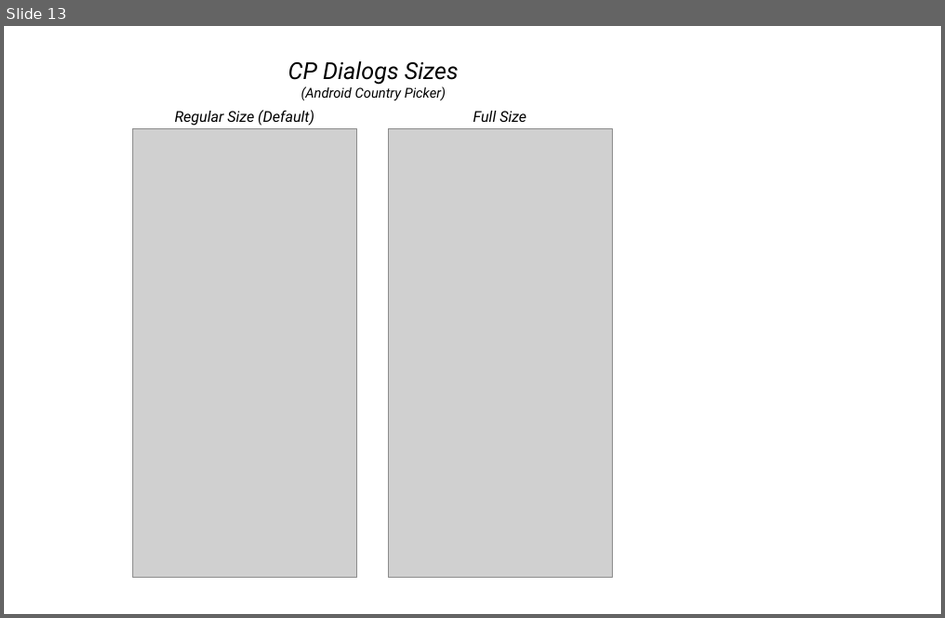
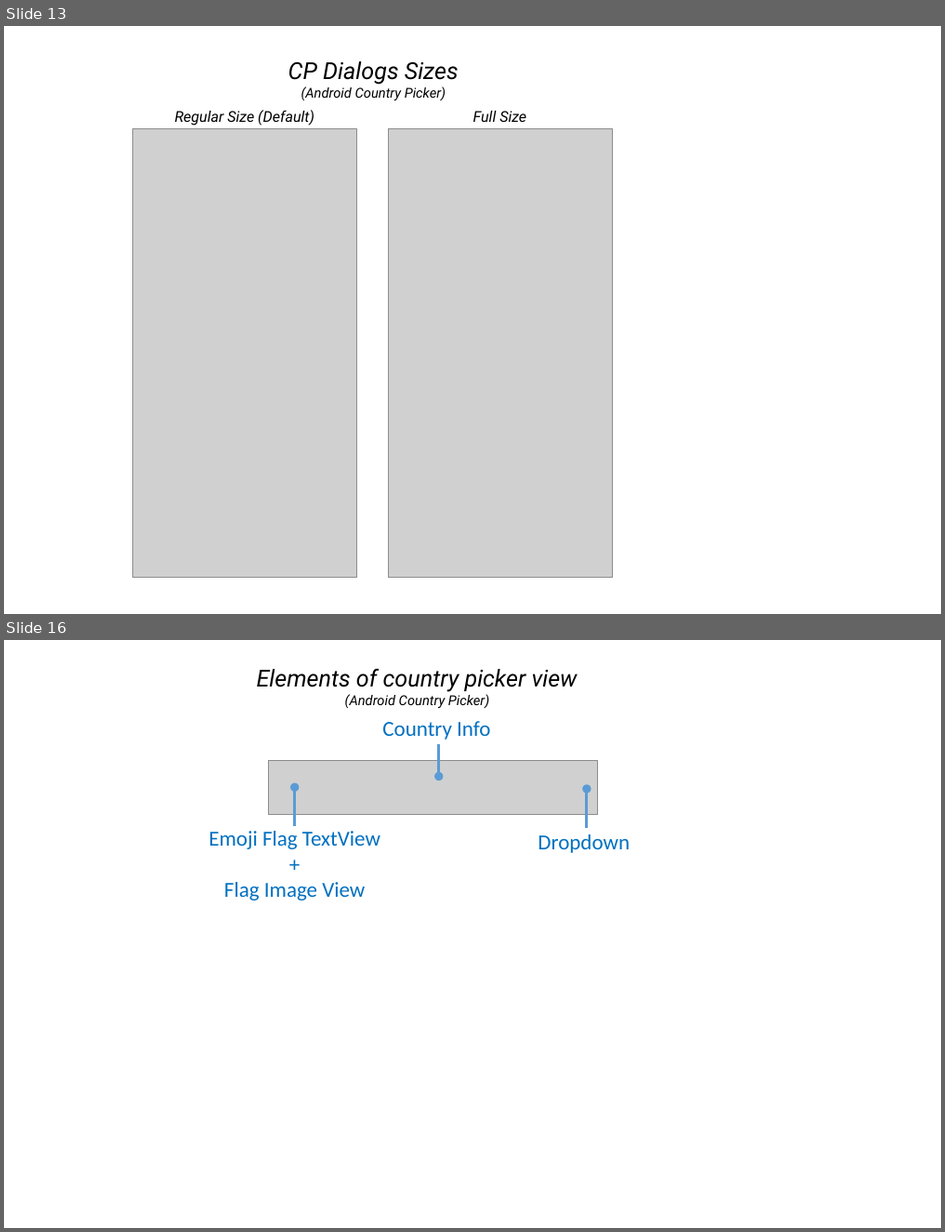
Before and after one commit to hbb20/AndroidCountryPicker, a slide deck: screenshots/illustrations.pptx. Shown one above the other, each under a label of ours: slide 13 before the commit, slides 13 and 16 after it; the slides between them are not shown. The pictures are 945x618 and 945x1232 pixels, drawn with LibreOffice and Linux fonts; fonts in the diff are those of the drawing; grey boxes stand for pictures. Boxes give left, top, right and bottom in pixels: in the first picture for what was removed or moved away, otherwise in the second. Text is boxed around its words. In the diff, an @@ line names an element or a change of style, - is before the commit and + after.

```diff
--- a/screenshots/illustrations.pptx
+++ b/screenshots/illustrations.pptx
@@ slide 16 added at (4, 640, 941, 1228), background #FFFFFF @@
@@ text added at (257, 669, 578, 708), 28.1 pt, text #000000, italic @@
+Elements of country picker view
+(Android Country Picker)
@@ text added at (383, 721, 490, 740), 25.8 pt, text #0070C0 @@
+Country Info
@@ arrow added from (439, 744) to (439, 776), #5B9BD5 3.5 pt @@
@@ picture added at (268, 761, 597, 814) @@
@@ arrow added from (295, 827) to (295, 787), #5B9BD5 3.5 pt @@
@@ arrow added from (587, 829) to (587, 789), #5B9BD5 3.5 pt @@
@@ text added at (209, 831, 381, 900), 25.8 pt, text #0070C0 @@
+Emoji Flag TextView +
+Flag Image View
@@ text added at (538, 834, 630, 853), 25.8 pt, text #0070C0 @@
+Dropdown
```
Also in this commit, not shown: 2 other slides added, 1 other file.
